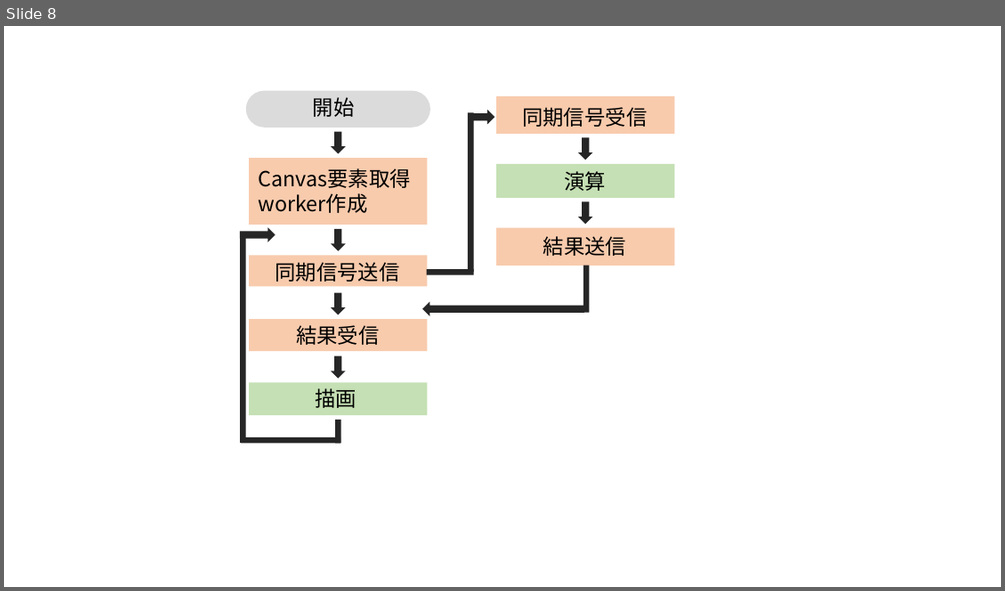
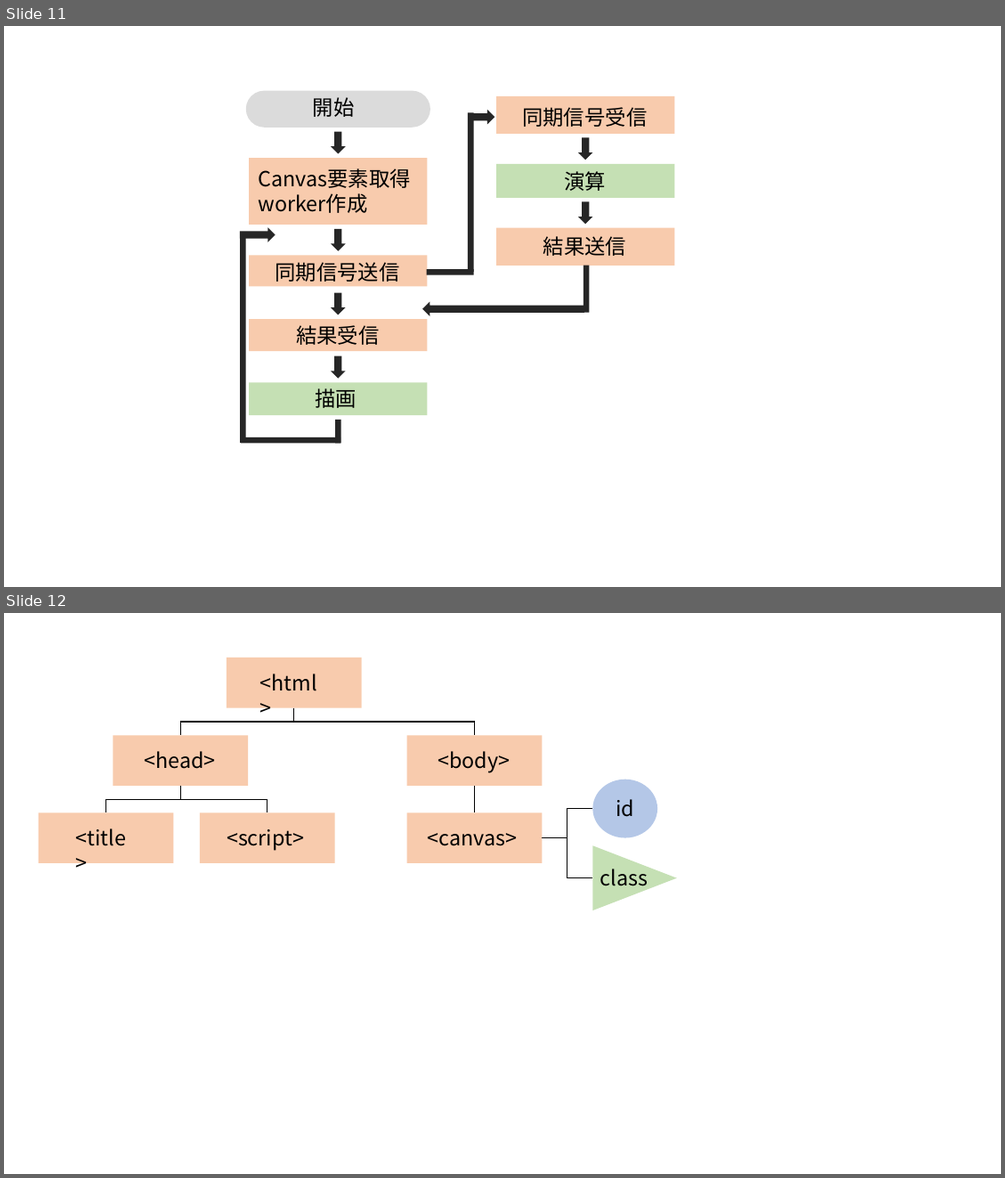
Before and after one commit to okmtaoo/-, a slide deck: 論文に使う画像.pptx. Shown one above the other, each under a label of ours: slide 8 before the commit, slides 11 and 12 after it. The pictures are 1005x591 and 1005x1178 pixels, drawn with LibreOffice and Linux fonts; fonts in the diff are those of the drawing. Boxes give left, top, right and bottom in pixels: in the first picture for what was removed or moved away, otherwise in the second. Text is boxed around its words. In the diff, an @@ line names an element or a change of style, - is before the commit and + after.

```diff
--- a/論文に使う画像.pptx
+++ b/論文に使う画像.pptx
@@ slide 12 added at (4, 613, 1001, 1174), background #FFFFFF @@
@@ rectangle added at (226, 657, 362, 707), fill #F8CBAD @@
@@ text added at (260, 674, 317, 691), 20 pt, text #000000 @@
+<html>
@@ elbow line added from (294, 708) to (180, 736), #000000 1 pt @@
@@ elbow line added from (294, 708) to (474, 736), #000000 1 pt @@
@@ rectangle added at (113, 736, 249, 786), fill #F8CBAD @@
@@ rectangle added at (407, 736, 542, 786), fill #F8CBAD @@
@@ text added at (144, 751, 215, 769), 20 pt, text #000000 @@
+<head>
@@ text added at (437, 751, 510, 773), 20 pt, text #000000 @@
+<body>
@@ elbow line added from (180, 786) to (105, 812), #000000 1 pt @@
@@ elbow line added from (180, 786) to (267, 812), #000000 1 pt @@
@@ line added from (474, 786) to (474, 812), #000000 1 pt @@
@@ ellipse added at (592, 779, 657, 837), fill #B4C7E7 @@
@@ text added at (615, 799, 634, 817), 20 pt, text #000000 @@
+id
@@ rectangle added at (39, 812, 174, 863), fill #F8CBAD @@
@@ rectangle added at (200, 812, 335, 863), fill #F8CBAD @@
@@ rectangle added at (407, 812, 542, 863), fill #F8CBAD @@
@@ elbow line added from (542, 838) to (592, 808), #000000 1 pt @@
@@ text added at (75, 828, 126, 846), 20 pt, text #000000 @@
+<title>
@@ text added at (226, 829, 304, 851), 20 pt, text #000000 @@
+<script>
@@ text added at (428, 833, 518, 846), 20 pt, text #000000 @@
+<canvas>
@@ elbow line added from (542, 838) to (592, 877), #000000 1 pt @@
@@ triangle added at (593, 845, 677, 910), fill #C5E0B4 @@
@@ text added at (600, 865, 648, 892), 20 pt, text #000000 @@
+class
@@ what was slide 8 is now slide 11 @@
```
Also in this commit, not shown: 4 other slides added, 2 slides removed, 47 other files.
